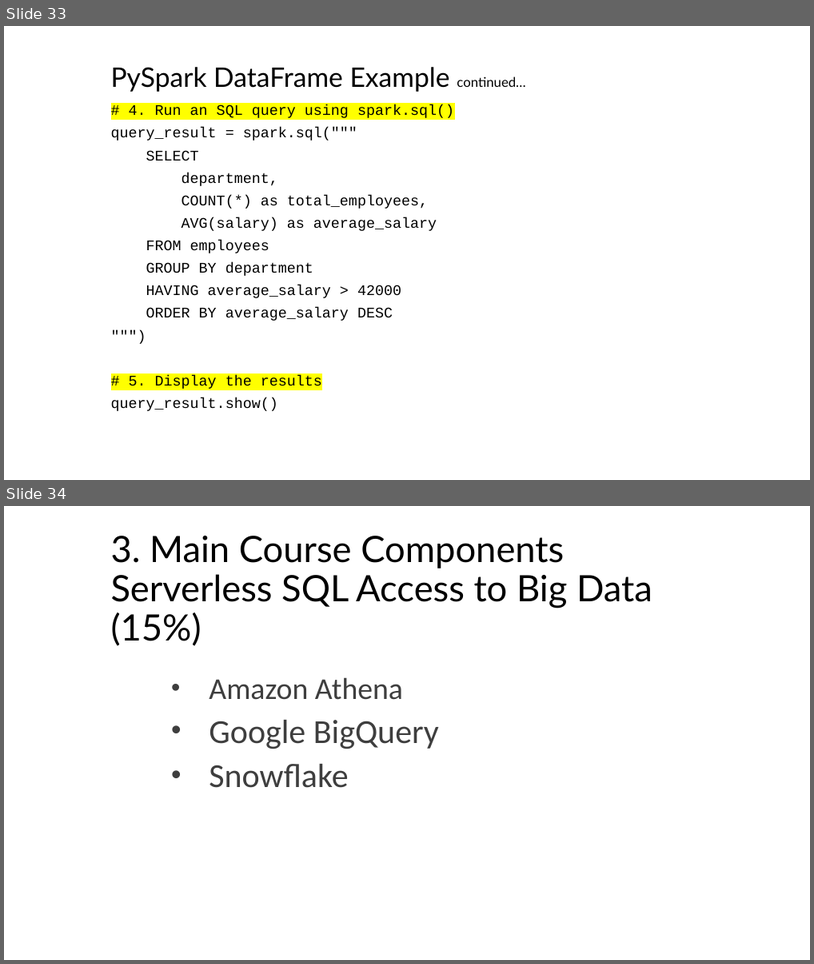
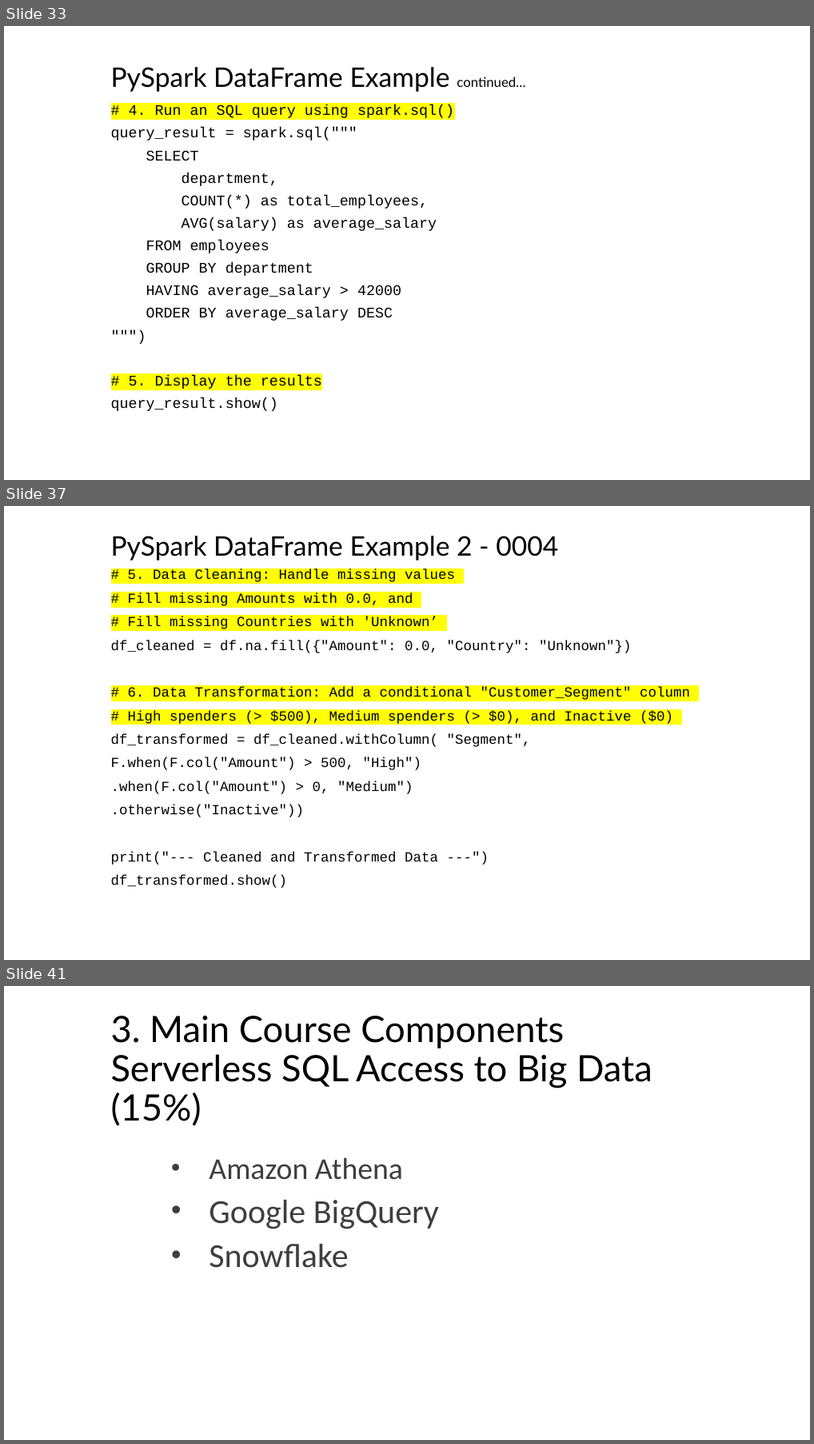
Before and after one commit to mahmoudparsian/big-data-modeling, a slide deck: course_information/COURSE_OUTLINE_10_WEEKS.pptx. Shown one above the other, each under a label of ours: slides 33 and 34 before the commit, slides 33, 37 and 41 after it; the slides between them are not shown. The pictures are 814x964 and 814x1444 pixels, drawn with LibreOffice and Linux fonts; fonts in the diff are those of the drawing; background and template pictures are left out. Boxes give left, top, right and bottom in pixels: in the first picture for what was removed or moved away, otherwise in the second. Text is boxed around its words. In the diff, an @@ line names an element or a change of style, - is before the commit and + after.

```diff
--- a/course_information/COURSE_OUTLINE_10_WEEKS.pptx
+++ b/course_information/COURSE_OUTLINE_10_WEEKS.pptx
@@ slide 37 added at <box>4,506,810,960</box>, background #FFFFFF @@
@@ title added at <box>111,536,558,560</box>, 32 pt, text #000000 @@
+PySpark DataFrame Example 2 - 0004
@@ subtitle added at <box>111,569,690,888</box>, 16.6 pt, text #000000 @@
+# 5. Data Cleaning: Handle missing values
+# Fill missing Amounts with 0.0, and
+# Fill missing Countries with 'Unknown’
+df_cleaned = df.na.fill({"Amount": 0.0, "Country": "Unknown"})
+# 6. Data Transformation: Add a conditional "Customer_Segment" column
+# High spenders (> $500), Medium spenders (> $0), and Inactive ($0)
+df_transformed = df_cleaned.withColumn( "Segment",
+F.when(F.col("Amount") > 500, "High")
+.when(F.col("Amount") > 0, "Medium")
+.otherwise("Inactive"))
+print("--- Cleaned and Transformed Data ---")
+df_transformed.show()
@@ what was slide 34 is now slide 41 @@
```
Also in this commit, not shown: 6 other slides added, 1 other file.
